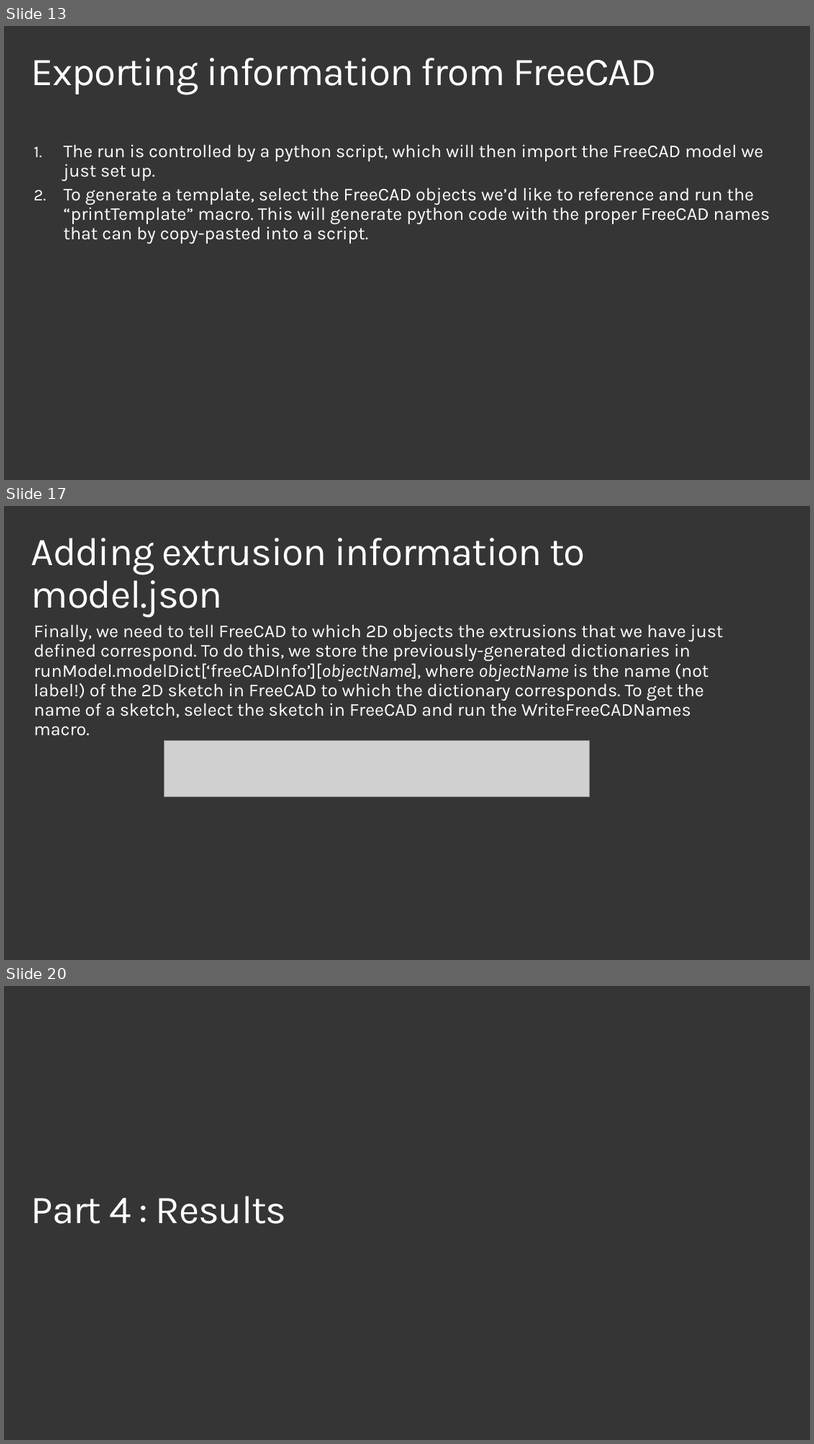
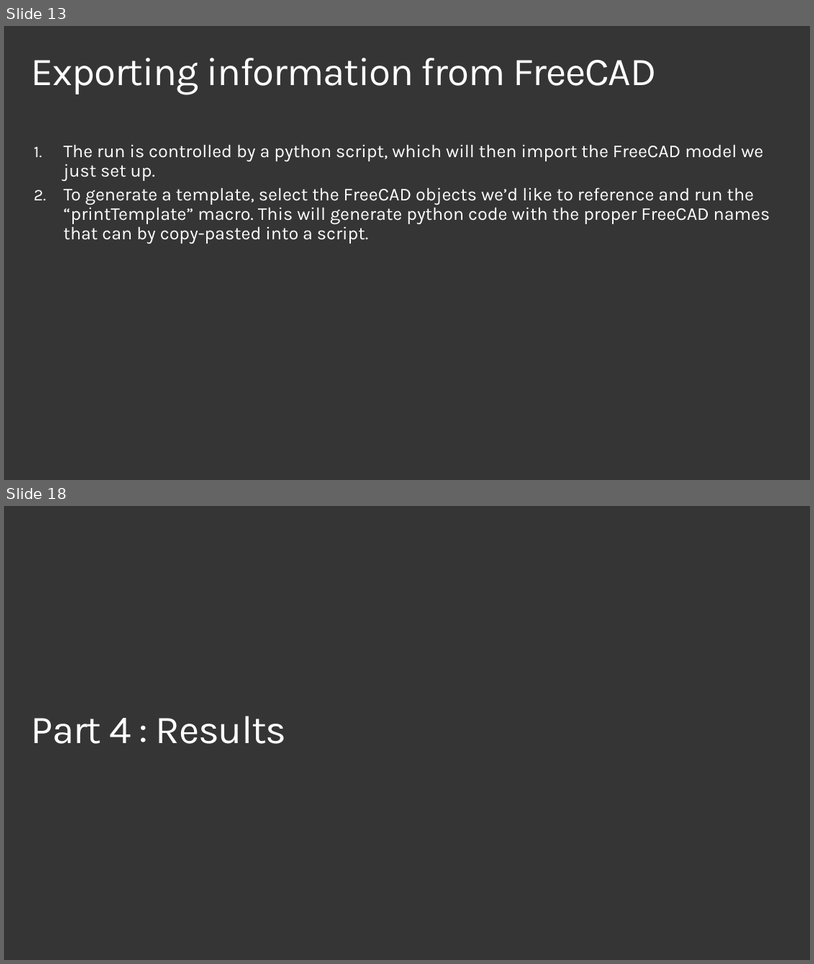
Before and after one commit to microsoft/qmt, a slide deck: examples/1_3D_2DEG/2DEG example.pptx. Shown one above the other, each under a label of ours: slides 13, 17 and 20 before the commit, slides 13 and 18 after it; the slides between them are not shown. The pictures are 814x1444 and 814x964 pixels, drawn with LibreOffice and Linux fonts; fonts in the diff are those of the drawing; grey boxes stand for pictures; background and template pictures are left out. Boxes give left, top, right and bottom in pixels: in the first picture for what was removed or moved away, otherwise in the second. Text is boxed around its words. In the diff, an @@ line names an element or a change of style, - is before the commit and + after.

```diff
--- a/examples/1_3D_2DEG/2DEG example.pptx
+++ b/examples/1_3D_2DEG/2DEG example.pptx
@@ slide 17 removed at (x1=4, y1=506, x2=810, y2=960), background #353535 @@
@@ title removed at (x1=31, y1=538, x2=585, y2=618) @@
-Adding extrusion information to model.json
@@ text removed at (x1=34, y1=624, x2=724, y2=736) @@
-Finally, we need to tell FreeCAD to which 2D objects the extrusions that we have just defined correspond. To do this, we store the previously-generated dictionaries in runModel.modelDict[‘freeCADInfo’][objectName], where objectName is the name (not label!) of the 2D sketch in FreeCAD to which the dictionary corresponds. To get the name of a sketch, select the sketch in FreeCAD and run the WriteFreeCADNames macro.
@@ picture removed at (x1=165, y1=740, x2=590, y2=797) @@
@@ what was slide 20 is now slide 18 @@
```
Also in this commit, not shown: 5 slides changed, 1 other slide removed, 1 other file.
